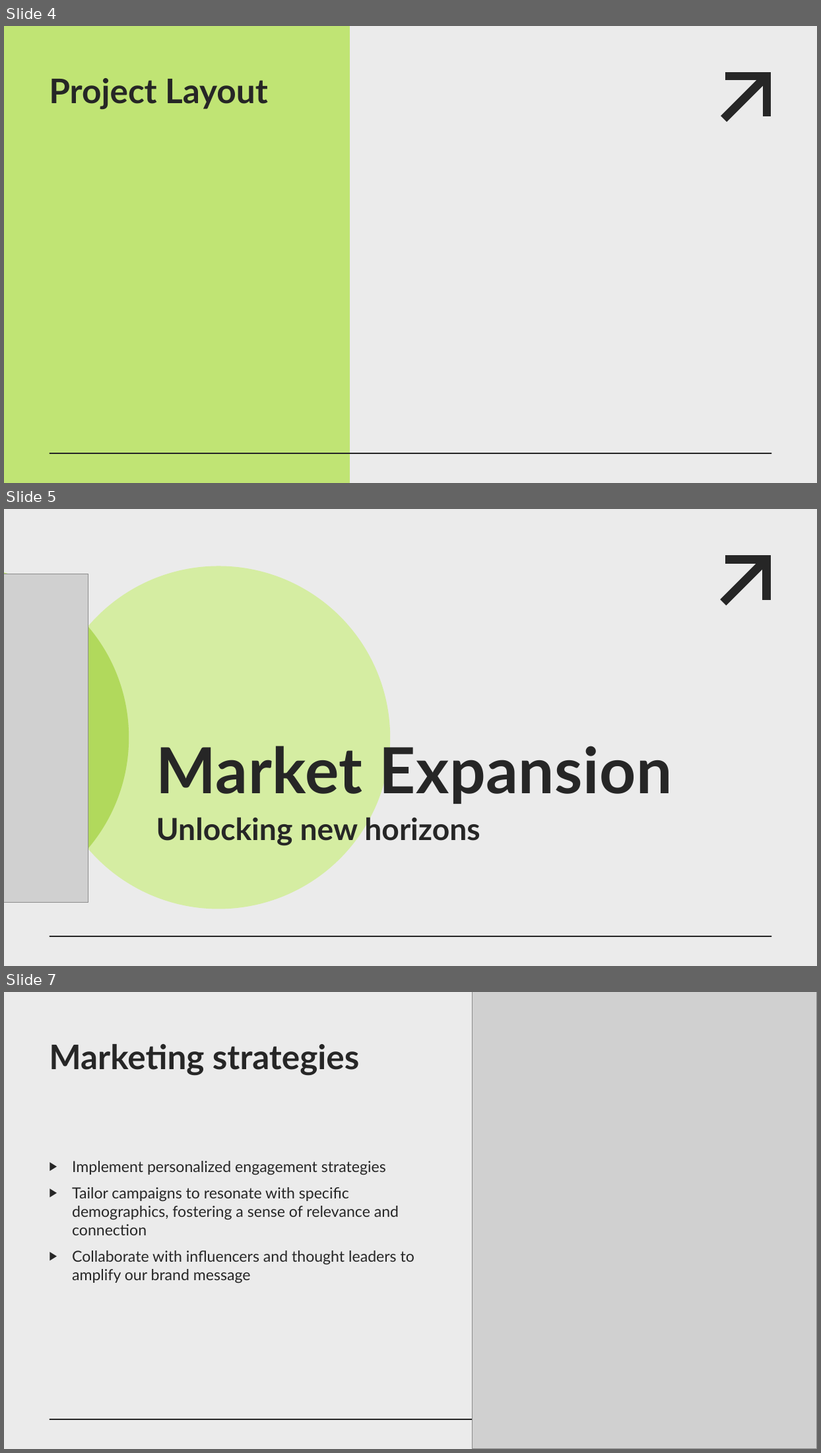
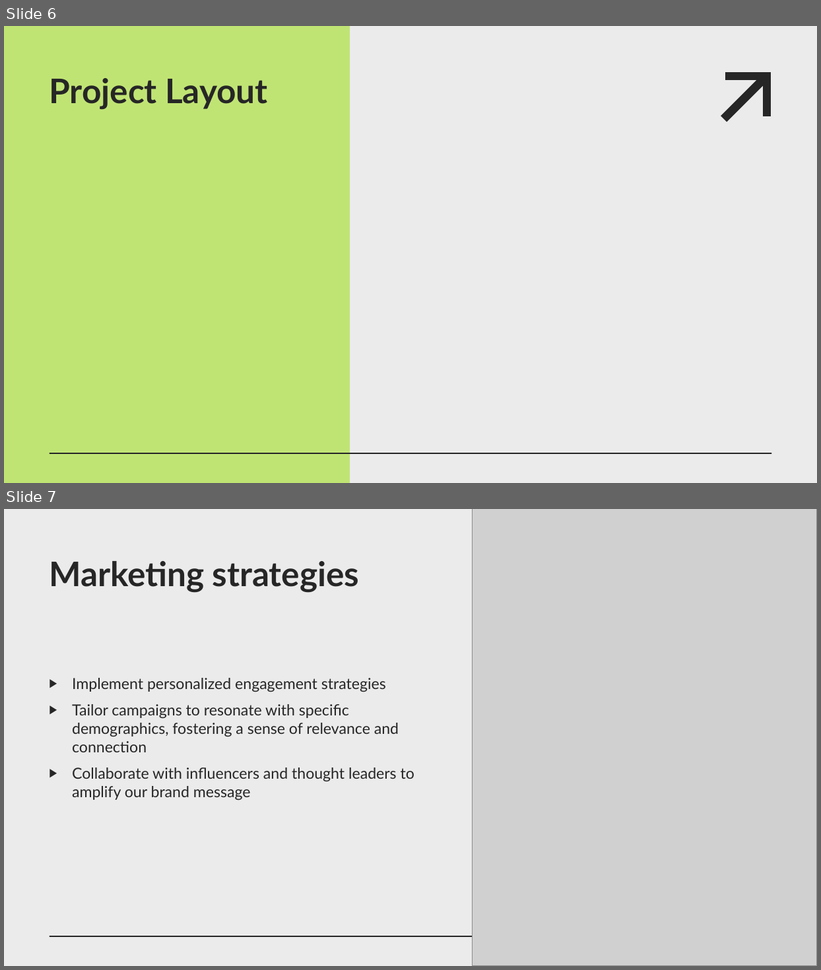
Before and after one commit to jimfil/smartWasteBinProject, a slide deck: presentation/team05_presentation.pptx. Shown one above the other, each under a label of ours: slides 4, 5 and 7 before the commit, slides 6 and 7 after it; the slides between them are not shown. The pictures are 821x1453 and 821x970 pixels, drawn with LibreOffice and Linux fonts; fonts in the diff are those of the drawing; grey boxes stand for pictures. Boxes give left, top, right and bottom in pixels: in the first picture for what was removed or moved away, otherwise in the second. Text is boxed around its words. In the diff, an @@ line names an element or a change of style, - is before the commit and + after.

```diff
--- a/presentation/team05_presentation.pptx
+++ b/presentation/team05_presentation.pptx
@@ slide 5 removed at (4, 509, 817, 966), background #EBEBEB; not listed: 1 template element that a slide beside it also shows @@
@@ ellipse removed at (48, 566, 391, 910) @@
@@ line removed from (726, 599) to (762, 563) @@
@@ line removed from (730, 560) to (766, 560) @@
@@ line removed from (766, 560) to (766, 596) @@
@@ freeform shape removed at (4, 572, 129, 902) @@
@@ picture removed at (4, 574, 88, 902) @@
@@ freeform shape removed at (48, 626, 129, 849) @@
@@ title removed at (156, 739, 672, 804) @@
-Market Expansion
@@ subtitle removed at (156, 814, 480, 846) @@
-Unlocking new horizons
@@ what was slide 4 is now slide 6 @@
```
Also in this commit, not shown: 2 slides changed, 2 slides added, 1 other slide removed.
